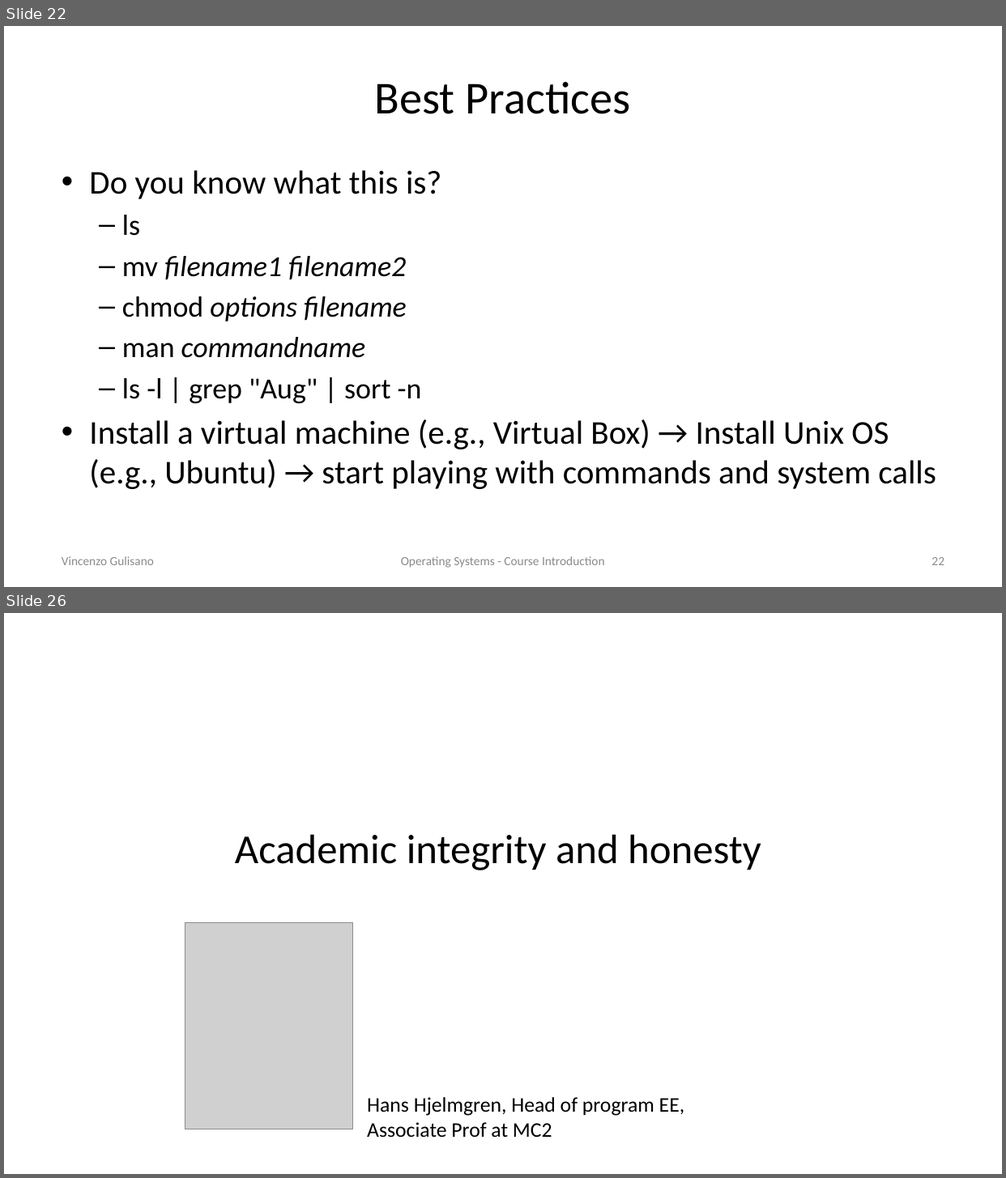
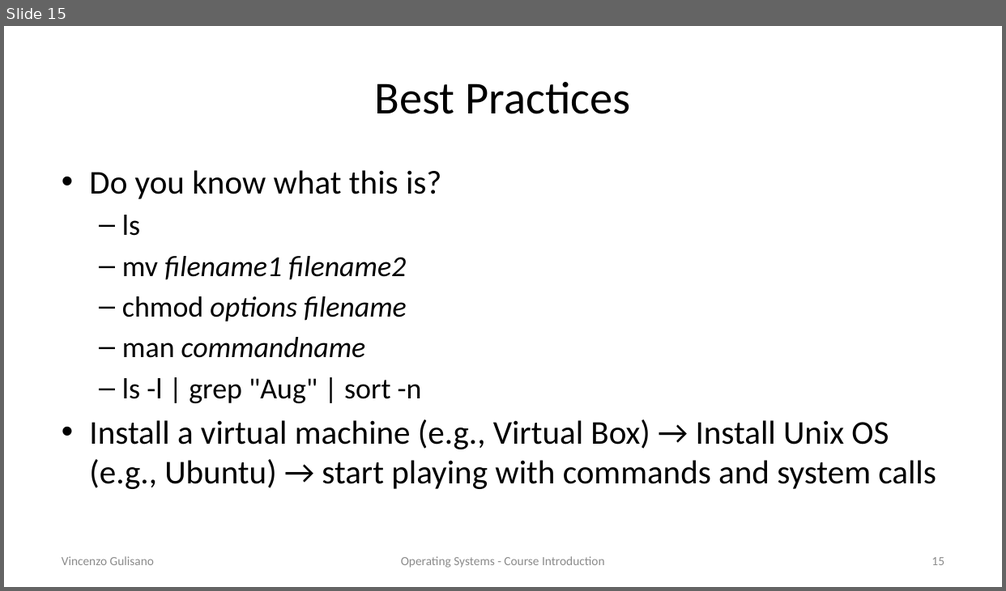
Before and after one commit to vincenzo-gulisano/os_material, a slide deck: slides/course_introduction.pptx. Shown one above the other, each under a label of ours: slides 22 and 26 before the commit, slide 15 after it; the slides between them are not shown. The pictures are 1006x1178 and 1006x591 pixels, drawn with LibreOffice and Linux fonts; fonts in the diff are those of the drawing; grey boxes stand for pictures. Boxes give left, top, right and bottom in pixels: in the first picture for what was removed or moved away, otherwise in the second. Text is boxed around its words. In the diff, an @@ line names an element or a change of style, - is before the commit and + after.

```diff
--- a/slides/course_introduction.pptx
+++ b/slides/course_introduction.pptx
@@ slide 26 removed at [4,613,1002,1174], background #FFFFFF @@
@@ title removed at [235,834,761,871] @@
-Academic integrity and honesty
@@ picture removed at [185,923,354,1130] @@
@@ text removed at [367,1097,684,1137] @@
-Hans Hjelmgren, Head of program EE,
-Associate Prof at MC2
@@ what was slide 22 is now slide 15 @@
@@ page number at [931,557,944,565]: text changed @@
-22
+15
```
Also in this commit, not shown: 7 slides changed, 25 other slides removed, 1 other file.
